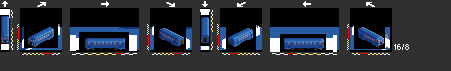
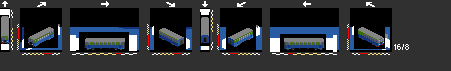
Comparing the layer stacks of the two (451, 71) images. Changes:
showed "BJ", painted on it over [left=1, top=16, right=383, bottom=46]
painted on "Xoa3-B" over [left=122, top=38, right=287, bottom=49]
